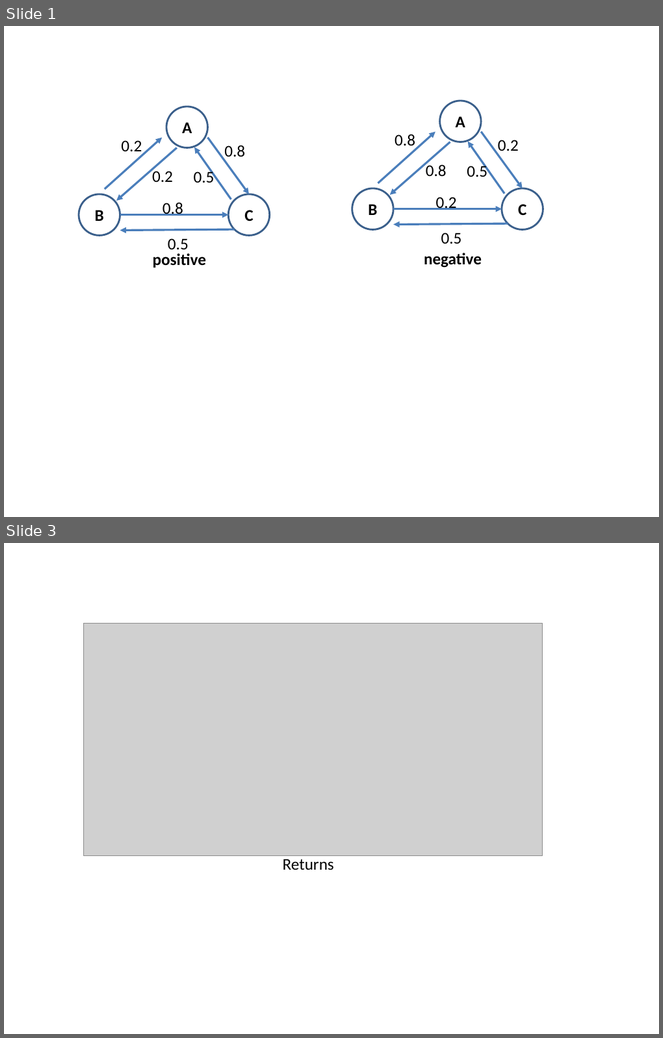
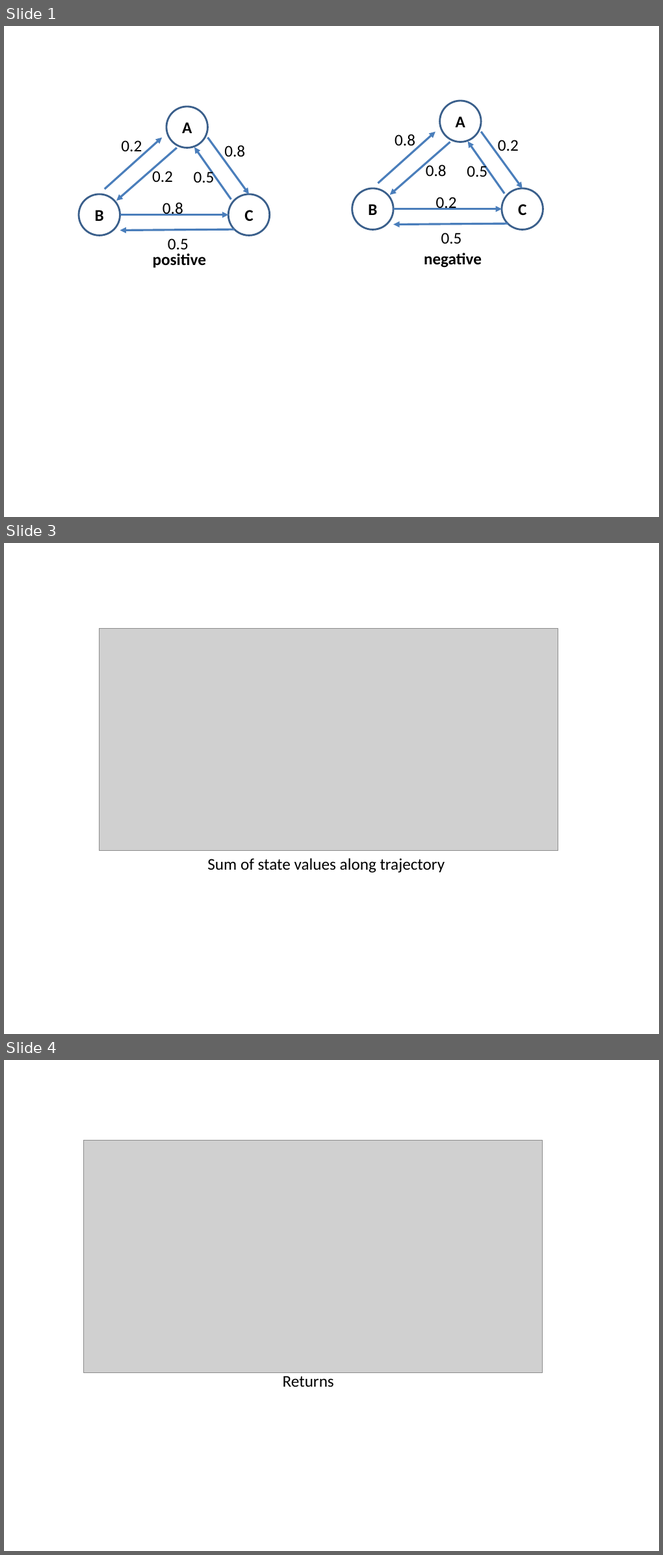
Before and after one commit to rllabmcgill/rlcourse-april-7-onucharles, a slide deck: graphics.pptx. Shown one above the other, each under a label of ours: slides 1 and 3 before the commit, slides 1, 3 and 4 after it; the slides between them are not shown. The pictures are 663x1038 and 663x1555 pixels, drawn with LibreOffice and Linux fonts; fonts in the diff are those of the drawing; grey boxes stand for pictures. Boxes give left, top, right and bottom in pixels: in the first picture for what was removed or moved away, otherwise in the second. Text is boxed around its words. In the diff, an @@ line names an element or a change of style, - is before the commit and + after.

```diff
--- a/graphics.pptx
+++ b/graphics.pptx
@@ slide 3 added at (x1=4, y1=543, x2=659, y2=1034), background #FFFFFF @@
@@ picture added at (x1=100, y1=629, x2=558, y2=851) @@
@@ text added at (x1=207, y1=858, x2=445, y2=873), 18 pt, text #000000 @@
+Sum of state values along trajectory
@@ what was slide 3 is now slide 4 @@
```
Also in this commit, not shown: 1 other slide added, 1 slide removed, 1 other file.
